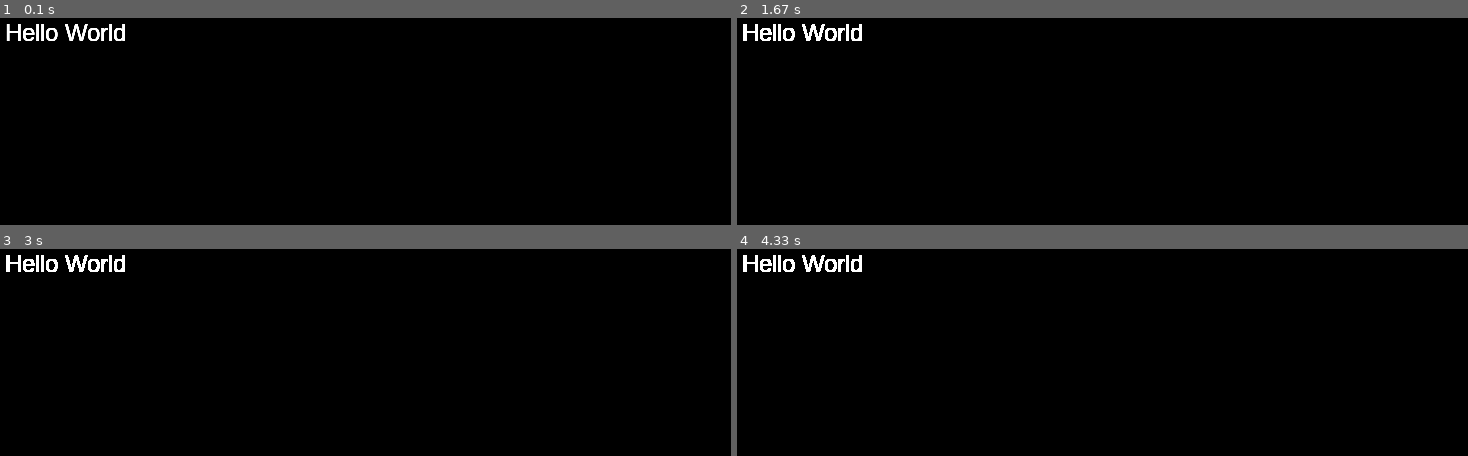
Above: before the commit, frames 1-4 (two rows, left to right).
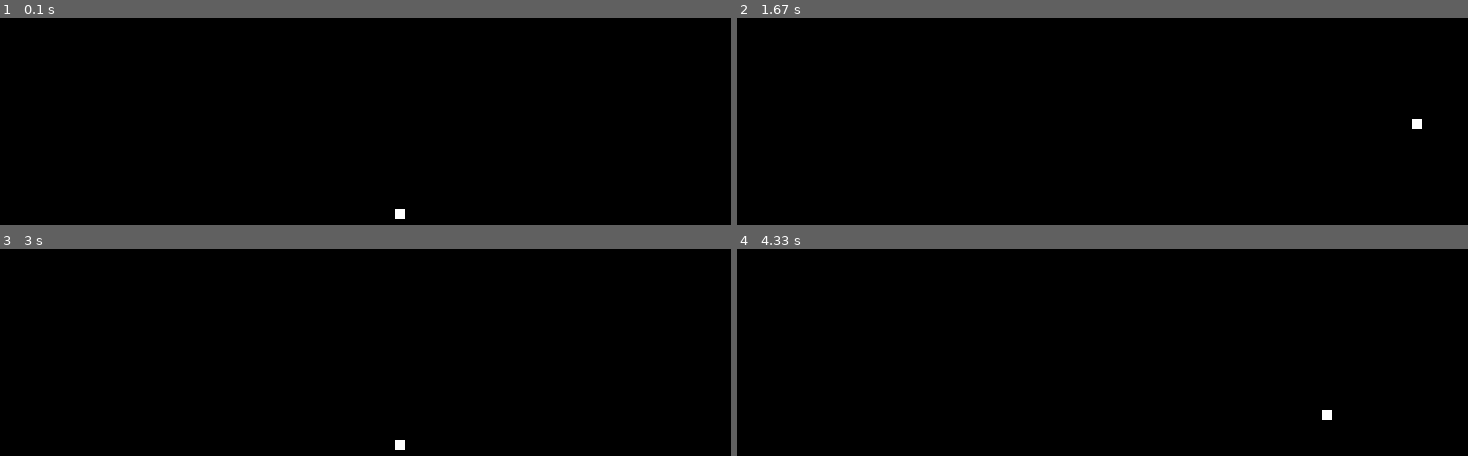
Above: after the commit, the same moments.

Repository: nkniat/wawa_pygame_3006
Game: pygame game, started from cw1_podstawy.py
The game is run twice, just before and just after one commit, with the same random seed, the same clock (stepped at 60 frames per second) and the same inputs.
Inputs:
- Up to frame 1 (0.1 s): no input
- Up to frame 2 (1.67 s): hold Right 0.33-0.8 s; hold Up 0.83-1.13 s; hold Right 1.17-1.63 s
- Up to frame 3 (3 s): hold Left 1.67-2.2 s; hold Down 2.23-2.53 s; hold Left 2.57-2.97 s
- Up to frame 4 (4.33 s): hold Up 3-3.37 s; hold Right 3.4-4.03 s; hold Down from 4.07 s (still down)

The runs differ from the first frame. In frame 1, 0.7% of the frame differs, in the area x 0-56%, y 2-98%; in frame 2, 0.7%, in the area x 0-94%, y 2-54%; in frame 3, 0.7%; in frame 4, 0.7%.

Commit message:
obsluga klawiszy

Diff:
--- a/cw1_podstawy.py
+++ b/cw1_podstawy.py
@@ -2,6 +2,7 @@
 from sys import exit
 pygame.init()  # zainicjalizowanie silnika pygame
 
+X, Y = 400, 200
 WIDTH, HEIGHT = 800, 400
 screen = pygame.display.set_mode((WIDTH, HEIGHT))
 pygame.display.set_caption("Moja pierwsza gra")
@@ -18,14 +19,29 @@
 
     # screen.blit(test_surface, (0, 0))
 
-    # pygame.draw.rect(screen, "White", (0, 50, 100, 100))
+
+    pygame.draw.rect(screen, "White", (X, Y, 10, 10))
     # pygame.draw.line(screen, (128, 128, 128), (10, 200), (10, 300), 5)
 
     # wypisywanie tekstu
-    font = pygame.font.SysFont("Arial", 24)
-    label = font.render("Hello World", 1, 'White')
-    screen.blit(label, (10, 10))
+    # font = pygame.font.SysFont("Arial", 24)
+    # label = font.render("Hello World", 1, 'White')
+    # screen.blit(label, (10, 10))
 
+    step = 5
+    keys = pygame.key.get_pressed()
+
+    if keys[pygame.K_LEFT]:
+        X -= step
+    if keys[pygame.K_RIGHT]:
+        X += step
+    if keys[pygame.K_UP]:
+        Y -= step
+    if keys[pygame.K_DOWN]:
+        Y += step
+
+    screen.fill("Black")
+    pygame.draw.rect(screen, "White", (X, Y, 10, 10))
 
     pygame.display.update()
     clock.tick(60)  #framerate (60fps)
